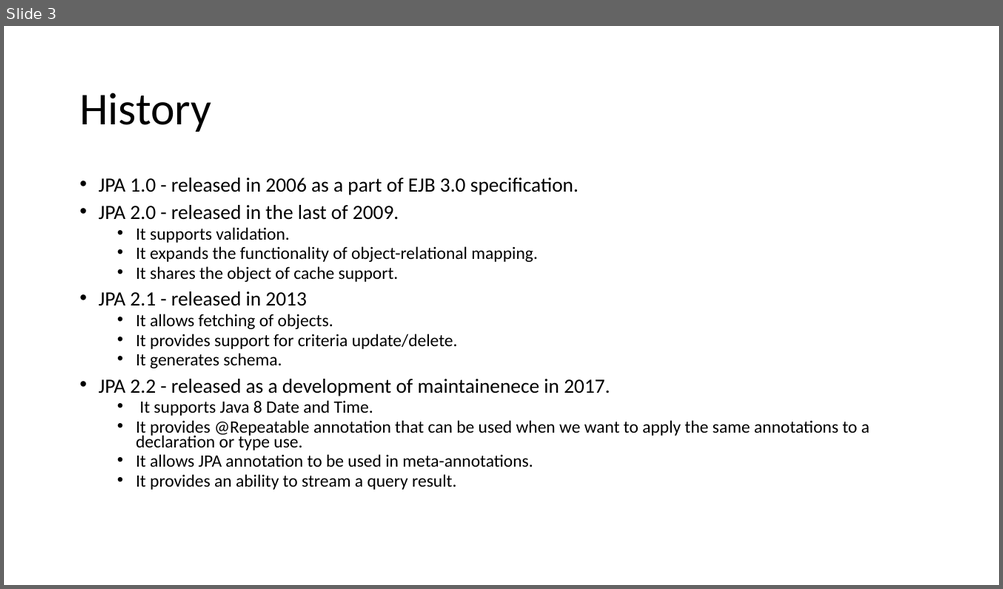
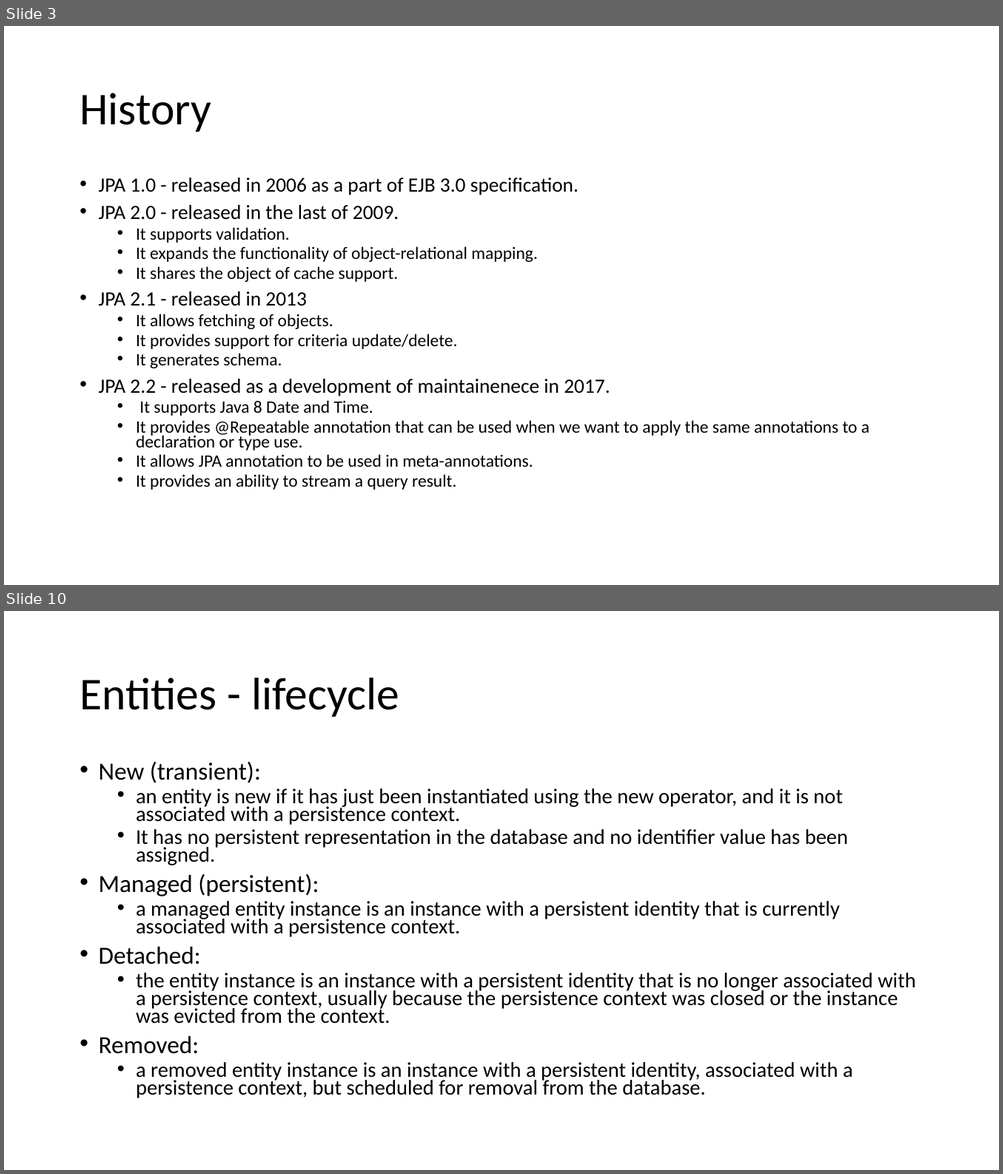
Before and after one commit to lawren43/mytest-repo, a slide deck: test-springmvc/doc/20181018-Spring JPA.pptx. Shown one above the other, each under a label of ours: slide 3 before the commit, slides 3 and 10 after it; the slides between them are not shown. The pictures are 1003x589 and 1003x1174 pixels, drawn with LibreOffice and Linux fonts; fonts in the diff are those of the drawing. Boxes give left, top, right and bottom in pixels: in the first picture for what was removed or moved away, otherwise in the second. Text is boxed around its words. In the diff, an @@ line names an element or a change of style, - is before the commit and + after.

```diff
--- a/test-springmvc/doc/20181018-Spring JPA.pptx
+++ b/test-springmvc/doc/20181018-Spring JPA.pptx
@@ slide 10 added at (x1=4, y1=611, x2=999, y2=1170), background #FFFFFF @@
@@ title added at (x1=79, y1=678, x2=399, y2=717), 44 pt, text #000000 @@
+Entities - lifecycle
@@ text added at (x1=99, y1=762, x2=916, y2=1099), 20.4 pt, text #000000 @@
+• New (transient):
+  • an entity is new if it has just been instantiated using the new operator, and it is not associated with a persistence context.
+  • It has no persistent representation in the database and no identifier value has been assigned.
+• Managed (persistent):
+  • a managed entity instance is an instance with a persistent identity that is currently associated with a persistence context.
+• Detached:
+  • the entity instance is an instance with a persistent identity that is no longer associated with a persistence context, usually because the persistence context was closed or the instance was evicted from the context.
+• Removed:
+  • a removed entity instance is an instance with a persistent identity, associated with a persistence context, but scheduled for removal from the database.
```
Also in this commit, not shown: 1 slide changed, 17 other slides added, 3 other files.
